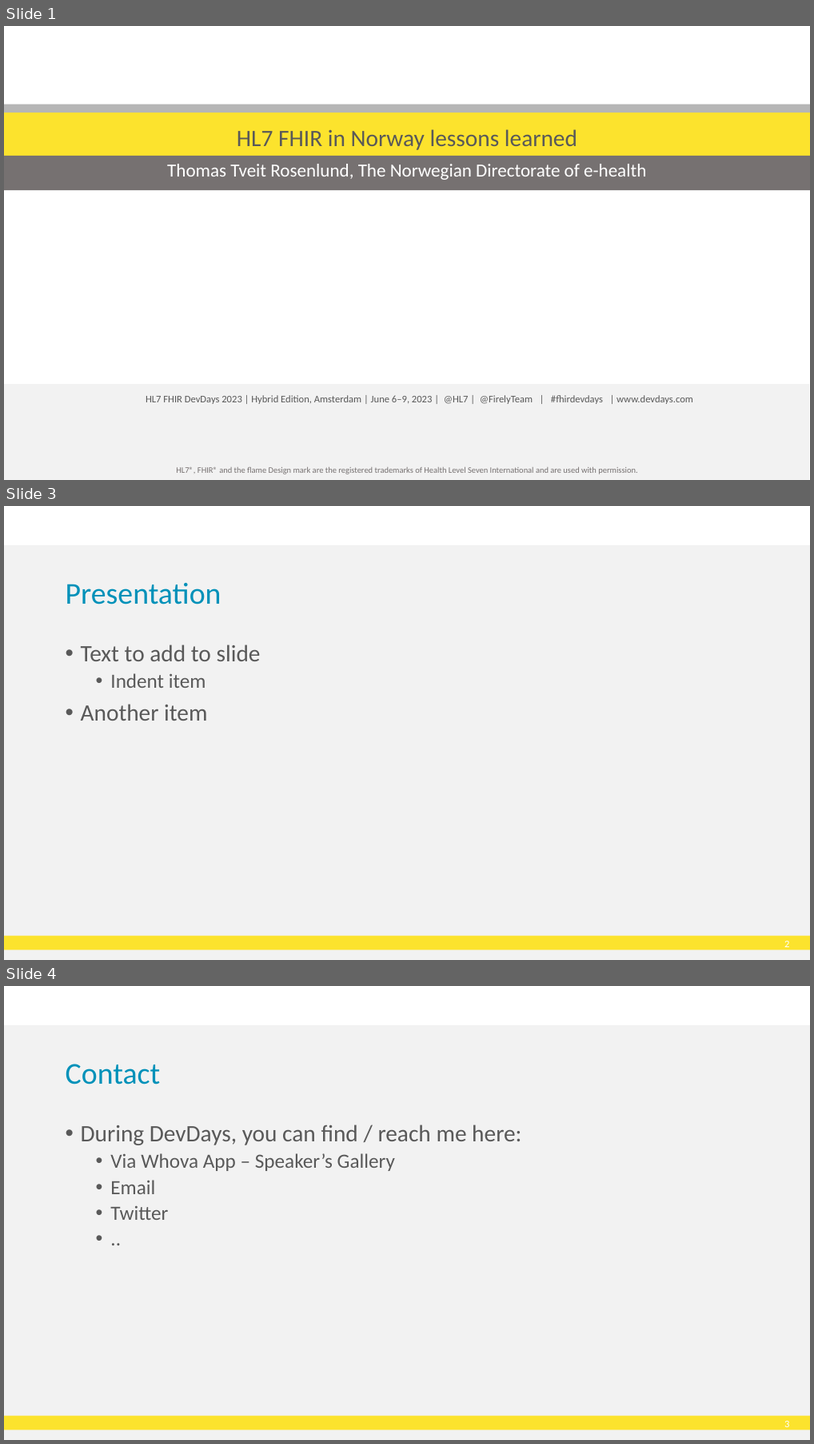
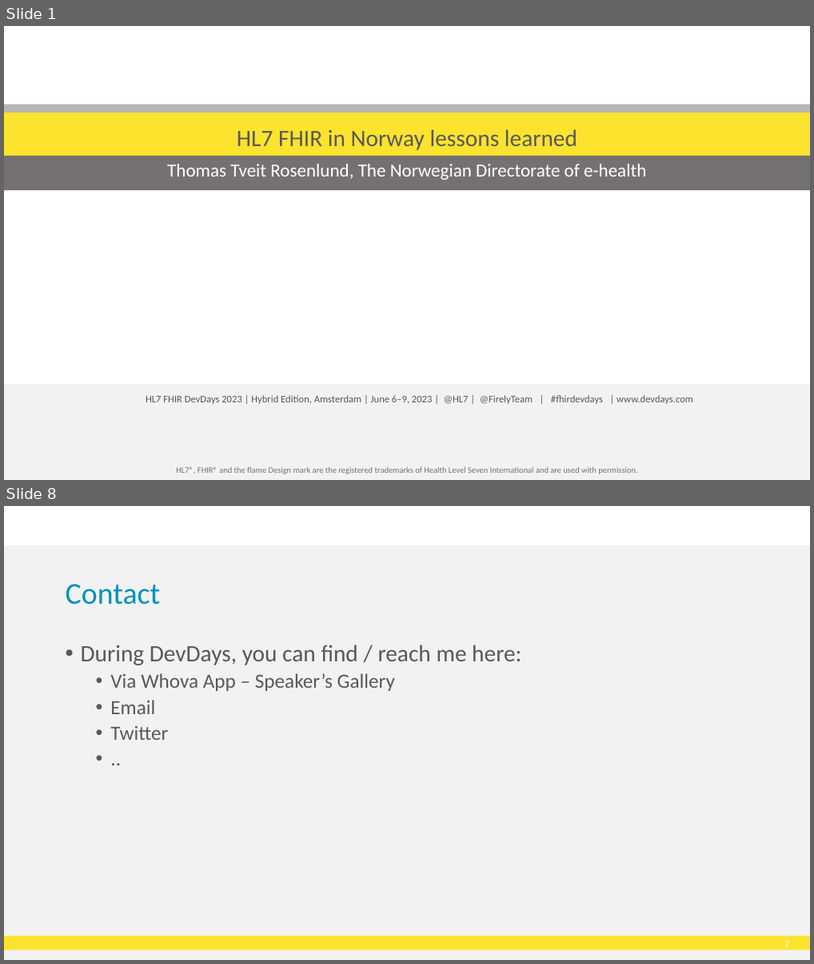
Before and after one commit to HL7Norway/best-practice, a slide deck: docs/presentasjoner/DD23_CT_230508_Thomas_Tveit_Rosenlund_FHIR-in-Norway.pptx. Shown one above the other, each under a label of ours: slides 1, 3 and 4 before the commit, slides 1 and 8 after it; the slides between them are not shown. The pictures are 814x1444 and 814x964 pixels, drawn with LibreOffice and Linux fonts; fonts in the diff are those of the drawing; background and template pictures are left out. Boxes give left, top, right and bottom in pixels: in the first picture for what was removed or moved away, otherwise in the second. Text is boxed around its words. In the diff, an @@ line names an element or a change of style, - is before the commit and + after.

```diff
--- a/docs/presentasjoner/DD23_CT_230508_Thomas_Tveit_Rosenlund_FHIR-in-Norway.pptx
+++ b/docs/presentasjoner/DD23_CT_230508_Thomas_Tveit_Rosenlund_FHIR-in-Norway.pptx
@@ slide 3 removed at (4, 506, 810, 960), background #FFFFFF; not listed: 3 template elements that a slide beside it also shows @@
@@ title removed at (66, 583, 222, 604) @@
-Presentation
@@ text removed at (81, 644, 261, 720) @@
-• Text to add to slide
-  • Indent item
-• Another item
@@ what was slide 4 is now slide 8 @@
@@ page number at (785, 940, 790, 947): text changed @@
-3
+7
```
Also in this commit, not shown: 6 slides added, 1 other slide removed.
